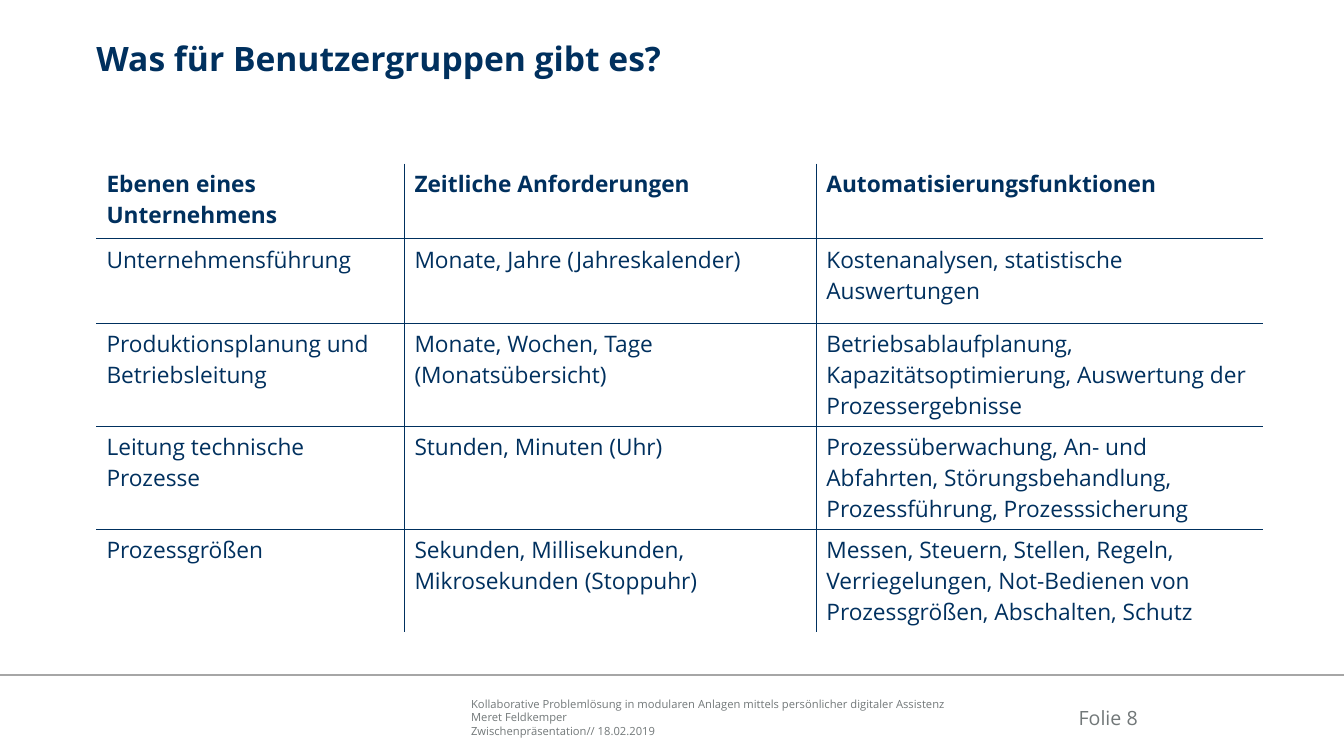
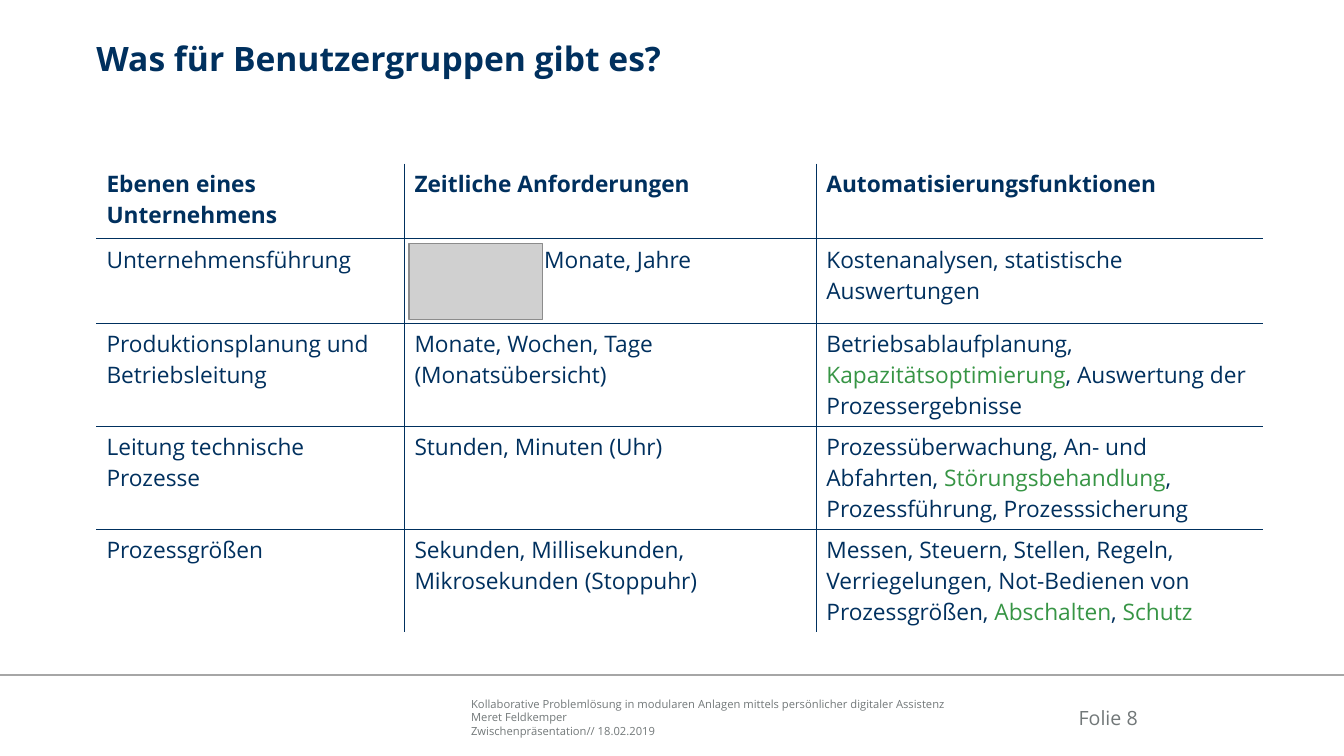
Before and after one commit to Ral3007/Diplomarbeit, a slide deck: slide 8 of Dokumente/Präsentationen/2019-04-29_DA_Feldkemper_Probeverteidigung.pptx. Drawn at 1344x756 pixels with LibreOffice and Linux fonts; fonts in the diff are those of the drawing; grey boxes stand for pictures; background and template pictures are left out. Boxes give left, top, right and bottom in pixels: in the first picture for what was removed or moved away, otherwise in the second. Text is boxed around its words. In the diff, an @@ line names an element or a change of style, - is before the commit and + after.

```diff
--- a/Dokumente/Präsentationen/2019-04-29_DA_Feldkemper_Probeverteidigung.pptx
+++ b/Dokumente/Präsentationen/2019-04-29_DA_Feldkemper_Probeverteidigung.pptx
@@ table at (x1=97, y1=163, x2=1264, y2=630) @@
-row 2, column 2: Monate, Jahre (Jahreskalender)
+row 2, column 2: Monate, Jahre
@@ text colour #00305E to #379545 in "Kapazitätsoptimierung,", "Störungsbehandlung,", "Abschalten, Schutz" @@
@@ picture added at (x1=409, y1=243, x2=543, y2=320) @@
```
Also in this commit, not shown: 2 other slides changed, 9 slides added, 2 slides removed, 57 other files.
